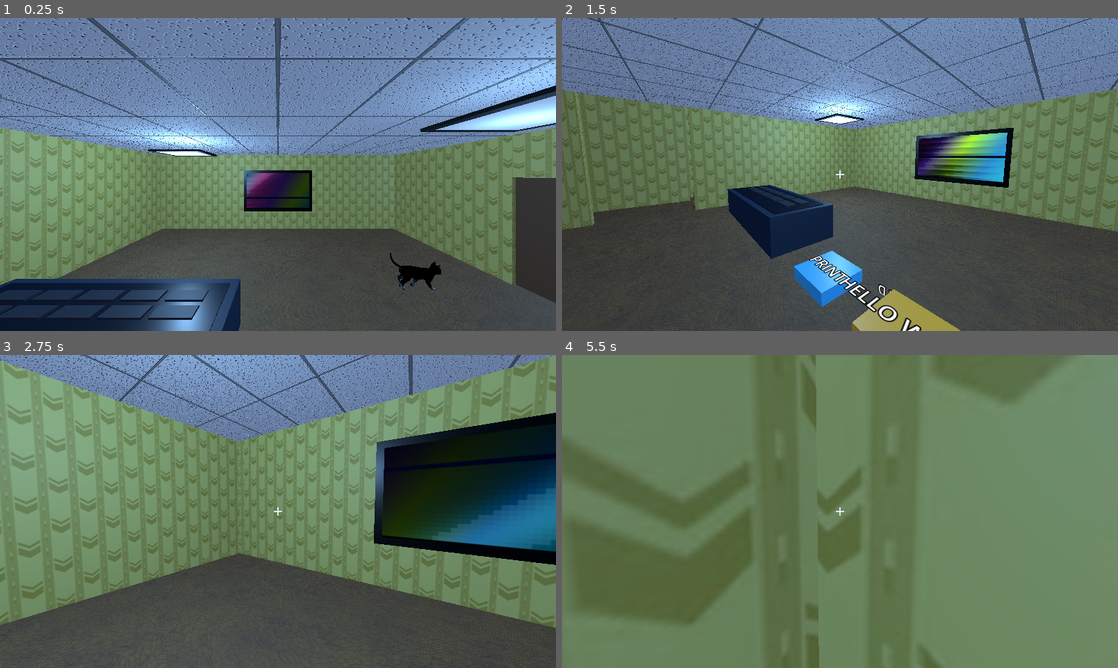
Above: before the commit, frames 1-4 (two rows, left to right).
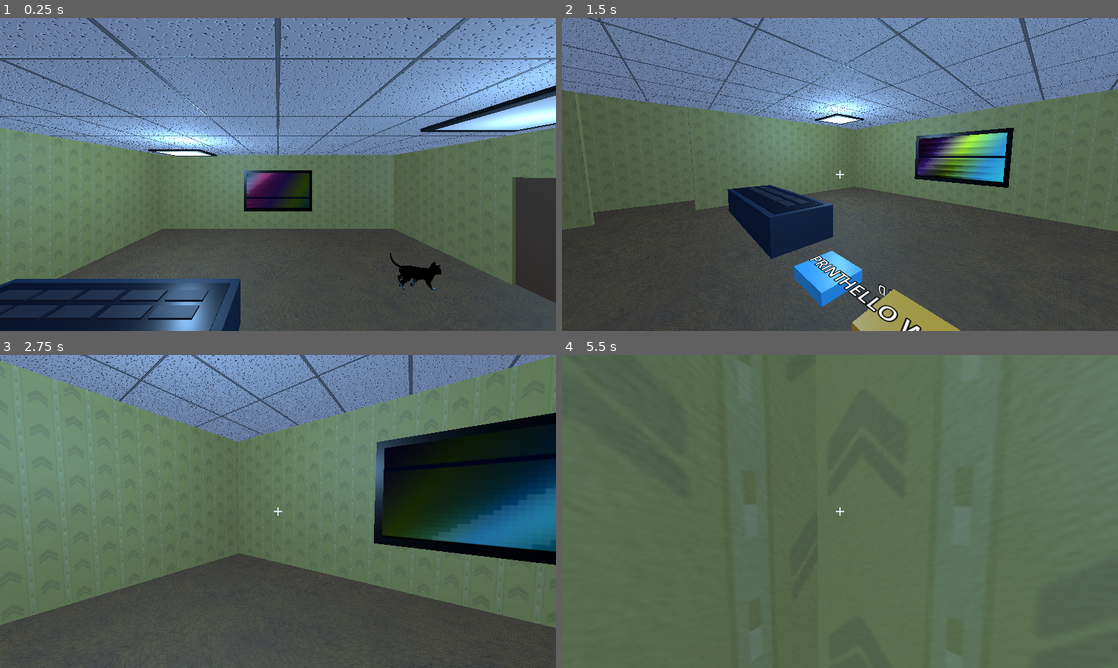
Above: after the commit, the same moments.

Repository: edwinsaunders/SimRoom2
Game: Godot game, scene res://scenes/main.tscn
Same seed, same stepped clock (60 frames per second), same inputs: the game is played once before the commit and once after it. Video files are missing from this copy of the repository; at most half a second of black plays in their place.
Inputs (mouse positions are in pixels of both pictures, inside the frame that each line leads up to):
- Up to frame 1 (0.25 s): no input
- Up to frame 2 (1.5 s): tap Enter at 0.5 s; move the mouse to (962, 158) at 0.52 s; hold D 0.53-1.28 s; tap F at 0.6 s; click (962, 158) at 0.67 s; tap Space at 0.77 s; move the mouse to (812, 174) at 1.27 s; hold W from 1.28 s (still down); tap E at 1.35 s; click (812, 174) at 1.42 s
- Up to frame 3 (2.75 s): keep holding W; tap Space at 1.52 s; move the mouse to (289, 505) at 2.02 s; tap Q at 2.1 s; click (289, 505) at 2.17 s
- Up to frame 4 (5.5 s): keep holding W; move the mouse to (834, 517) at 2.77 s; tap Ctrl at 2.85 s; click (834, 517) at 2.92 s; tap Space at 3.02, 3.77, 4.52 s; move the mouse to (878, 514) at 3.52 s; hold Shift 3.53-4.28 s; click (878, 514) at 3.67 s; move the mouse to (795, 508) at 4.27 s; tap F at 4.35 s; click (795, 508) at 4.42 s; move the mouse to (845, 511) at 5.02 s; tap E at 5.1 s; click (845, 511) at 5.17 s

The runs differ from the first frame. In frame 1, 7.3% of the frame differs, in the area x 0-100%, y 35-86%; in frame 2, 5.2%; in frame 3, 15%; in frame 4, 24%, in the area x 0-100%, y 0-100%.

Commit message:
fixed android controls and loading(had to remove cat and stairs models)

Diff:
--- a/scenes/main.tscn
+++ b/scenes/main.tscn
@@ -16,7 +16,6 @@
 [ext_resource type="PackedScene" path="res://scenes/ceiling_light_fixture.tscn" id="14_h1b7d"]
 [ext_resource type="PackedScene" uid="uid://botjfajadg3eb" path="res://scenes/room_upper_shell.tscn" id="15_q8h2j"]
 [ext_resource type="PackedScene" uid="uid://8qjlg6o1q6cg" path="res://scenes/staircase_up.tscn" id="16_d6m1r"]
-[ext_resource type="PackedScene" uid="uid://b1eu081cvjyst" path="res://scenes/modular_wooden_stairs_-_game_ready_asset.glb" id="17_muem4"]
 
 [sub_resource type="Environment" id="Environment_jp4p0"]
 background_mode = 1
@@ -162,6 +161,3 @@
 
 [node name="PrototypeAnnex" parent="." instance=ExtResource("13_sqk5s")]
 transform = Transform3D(1, 0, 0, 0, 1, 0, 0, 0, 1, 24, 0, 0)
-
-[node name="Sketchfab_Scene" parent="." instance=ExtResource("17_muem4")]
-transform = Transform3D(1.9180293, 0, 0, 0, 1.3525279, 0, 0, 0, 1, -7.221807, 0.030443907, 1.9737177)
--- a/scripts/cat.gd
+++ b/scripts/cat.gd
@@ -59,14 +59,12 @@
 
 
 func _load_model() -> void:
-	var document := GLTFDocument.new()
-	var state := GLTFState.new()
-	var error := document.append_from_file("res://cat_walk.glb", state)
-	if error != OK:
+	var cat_scene := load("res://cat_walk.glb") as PackedScene
+	if cat_scene == null:
 		push_warning("Failed to load cat model")
 		return
 
-	var generated := document.generate_scene(state) as Node3D
+	var generated := cat_scene.instantiate() as Node3D
 	if generated == null:
 		push_warning("Failed to generate cat scene")
 		return
@@ -76,7 +74,6 @@
 	model_anchor.add_child(_model_root)
 	_scale_model_to_target_height()
 	_play_walk_animation()
-
 
 func _scale_model_to_target_height() -> void:
 	if _model_root == null:
--- a/scripts/main.gd
+++ b/scripts/main.gd
@@ -11,7 +11,9 @@
 const VIDEO_AUDIO_MAX_VOLUME_DB := -4.0
 const VIDEO_AUDIO_SMOOTHING_SPEED := 8.0
 const PROGRAM_INTERACTION_DISTANCE := 2.4
-const WALL_TEXTURE_GLB_PATH := "res://the_backrooms_wallpaper_texture.glb"
+const WALL_COLOR_PATH := "res://backrooms/wallpaper/wallpaper_color.png"
+const WALL_NORMAL_PATH := "res://backrooms/wallpaper/wallpaper_normal.png"
+const WALL_ROUGHNESS_PATH := "res://backrooms/wallpaper/wallpaper_rough.png"
 const FLOOR_COLOR_PATH := "res://backrooms/carpet/carpet_color.png"
 const FLOOR_NORMAL_PATH := "res://backrooms/carpet/carpet_normal.png"
 const FLOOR_ROUGHNESS_PATH := "res://backrooms/carpet/carpet_rough.png"
@@ -47,6 +49,7 @@
 
 func _ready() -> void:
 	get_tree().auto_accept_quit = false
+	DisplayServer.window_set_mode(DisplayServer.WINDOW_MODE_FULLSCREEN)
 	music.stop()
 	music.stream = null
 
@@ -101,34 +104,12 @@
 
 
 func _apply_backrooms_wall_material() -> void:
-	_wall_material = _load_wall_material_from_glb()
+	_wall_material = _build_surface_material(WALL_COLOR_PATH, WALL_NORMAL_PATH, WALL_ROUGHNESS_PATH)
 	if _wall_material == null:
 		return
 
 	for root in [room_a, upper_room, staircase_up, room_b, doorway_opening, prototype_doorway, prototype_annex]:
 		_apply_wall_material_recursive(root)
-
-
-func _load_wall_material_from_glb() -> Material:
-	var document := GLTFDocument.new()
-	var state := GLTFState.new()
-	var error := document.append_from_file(WALL_TEXTURE_GLB_PATH, state)
-	if error != OK:
-		push_warning("Failed to load wall texture GLB: %s" % WALL_TEXTURE_GLB_PATH)
-		return null
-
-	var generated := document.generate_scene(state)
-	if generated == null:
-		push_warning("Failed to generate wall texture scene from GLB")
-		return null
-
-	var source_material := _find_first_material(generated)
-	generated.free()
-	if source_material == null:
-		push_warning("No wall material found in GLB")
-		return null
-
-	return source_material.duplicate(true)
 
 
 func _apply_backrooms_floor_and_ceiling_materials() -> void:
@@ -160,11 +141,7 @@
 
 
 func _load_runtime_texture(path: String) -> Texture2D:
-	var image := Image.load_from_file(ProjectSettings.globalize_path(path))
-	if image == null or image.is_empty():
-		return null
-
-	return ImageTexture.create_from_image(image)
+	return load(path) as Texture2D
 
 
 func _find_first_material(node: Node) -> Material:
--- a/scripts/mobile_controls.gd
+++ b/scripts/mobile_controls.gd
@@ -3,23 +3,27 @@
 const MOVE_PAD_SIZE := 220.0
 const MOVE_KNOB_SIZE := 84.0
 const MOVE_RADIUS := 72.0
-const LOOK_ZONE_COLOR := Color(1, 1, 1, 0.08)
+const LOOK_PAD_SIZE := 220.0
+const LOOK_KNOB_SIZE := 84.0
+const LOOK_RADIUS := 72.0
 const ACTION_BUTTON_WIDTH := 136.0
 const ACTION_BUTTON_HEIGHT := 58.0
 
 var move_vector := Vector2.ZERO
 
-var _look_delta := Vector2.ZERO
+var _look_vector := Vector2.ZERO
 var _jump_requested := false
 var _interact_requested := false
 var _move_touch_id := -1
 var _look_touch_id := -1
 var _move_center := Vector2.ZERO
+var _look_center := Vector2.ZERO
 
 var _root: Control
 var _move_zone: Control
 var _move_knob: Control
 var _look_zone: Control
+var _look_knob: Control
 var _jump_zone: Control
 var _interact_zone: Control
 
@@ -32,6 +36,7 @@
 	layer = 10
 	_build_ui()
 	_update_move_knob(Vector2.ZERO)
+	_update_look_knob(Vector2.ZERO)
 
 
 func _should_show_mobile_controls() -> bool:
@@ -40,9 +45,7 @@
 
 
 func consume_look_delta() -> Vector2:
-	var delta := _look_delta
-	_look_delta = Vector2.ZERO
-	return delta
+	return _look_vector
 
 
 func consume_jump_requested() -> bool:
@@ -100,19 +103,32 @@
 	_move_knob.mouse_filter = Control.MOUSE_FILTER_IGNORE
 	_move_zone.add_child(_move_knob)
 
-	_look_zone = ColorRect.new()
+	_look_zone = Control.new()
 	_look_zone.name = "LookZone"
-	_look_zone.anchor_left = 0.5
-	_look_zone.anchor_top = 0.0
+	_look_zone.anchor_left = 1.0
+	_look_zone.anchor_top = 1.0
 	_look_zone.anchor_right = 1.0
 	_look_zone.anchor_bottom = 1.0
-	_look_zone.offset_left = 0.0
-	_look_zone.offset_top = 0.0
-	_look_zone.offset_right = 0.0
-	_look_zone.offset_bottom = 0.0
-	_look_zone.color = LOOK_ZONE_COLOR
+	_look_zone.offset_left = -(LOOK_PAD_SIZE + ACTION_BUTTON_WIDTH + 48.0)
+	_look_zone.offset_top = -252.0
+	_look_zone.offset_right = -(ACTION_BUTTON_WIDTH + 48.0)
+	_look_zone.offset_bottom = -32.0
 	_look_zone.mouse_filter = Control.MOUSE_FILTER_IGNORE
 	_root.add_child(_look_zone)
+
+	var look_base := ColorRect.new()
+	look_base.name = "LookBase"
+	look_base.color = Color(0.82, 0.9, 1.0, 0.18)
+	look_base.set_anchors_preset(Control.PRESET_FULL_RECT)
+	look_base.mouse_filter = Control.MOUSE_FILTER_IGNORE
+	_look_zone.add_child(look_base)
+
+	_look_knob = ColorRect.new()
+	_look_knob.name = "LookKnob"
+	_look_knob.color = Color(0.9, 0.97, 1.0, 0.42)
+	_look_knob.custom_minimum_size = Vector2(LOOK_KNOB_SIZE, LOOK_KNOB_SIZE)
+	_look_knob.mouse_filter = Control.MOUSE_FILTER_IGNORE
+	_look_zone.add_child(_look_knob)
 
 	_interact_zone = _make_action_zone("InteractZone", "USE", 164.0)
 	_root.add_child(_interact_zone)
@@ -171,6 +187,8 @@
 
 		if _look_touch_id == -1 and _look_zone.get_global_rect().has_point(event.position):
 			_look_touch_id = event.index
+			_look_center = _look_zone.get_global_rect().get_center()
+			_update_look_from_position(event.position)
 			return
 
 	if not event.pressed:
@@ -180,13 +198,15 @@
 			_update_move_knob(Vector2.ZERO)
 		elif event.index == _look_touch_id:
 			_look_touch_id = -1
+			_look_vector = Vector2.ZERO
+			_update_look_knob(Vector2.ZERO)
 
 
 func _handle_screen_drag(event: InputEventScreenDrag) -> void:
 	if event.index == _move_touch_id:
 		_update_move_from_position(event.position)
 	elif event.index == _look_touch_id:
-		_look_delta += event.relative
+		_update_look_from_position(event.position)
 
 
 func _update_move_from_position(position: Vector2) -> void:
@@ -194,7 +214,7 @@
 	if offset.length() > MOVE_RADIUS:
 		offset = offset.normalized() * MOVE_RADIUS
 
-	move_vector = Vector2(offset.x / MOVE_RADIUS, -offset.y / MOVE_RADIUS)
+	move_vector = Vector2(offset.x / MOVE_RADIUS, offset.y / MOVE_RADIUS)
 	if move_vector.length() > 1.0:
 		move_vector = move_vector.normalized()
 
@@ -208,6 +228,25 @@
 	) + offset
 
 
+func _update_look_from_position(position: Vector2) -> void:
+	var offset := position - _look_center
+	if offset.length() > LOOK_RADIUS:
+		offset = offset.normalized() * LOOK_RADIUS
+
+	_look_vector = Vector2(offset.x / LOOK_RADIUS, offset.y / LOOK_RADIUS)
+	if _look_vector.length() > 1.0:
+		_look_vector = _look_vector.normalized()
+
+	_update_look_knob(offset)
+
+
+func _update_look_knob(offset: Vector2) -> void:
+	_look_knob.position = Vector2(
+		LOOK_PAD_SIZE * 0.5 - LOOK_KNOB_SIZE * 0.5,
+		LOOK_PAD_SIZE * 0.5 - LOOK_KNOB_SIZE * 0.5
+	) + offset
+
+
 func _queue_jump() -> void:
 	_jump_requested = true
 
--- a/scripts/player.gd
+++ b/scripts/player.gd
@@ -6,6 +6,7 @@
 const JUMP_VELOCITY := 5.2
 const GRAVITY := 14.0
 const MOUSE_SENSITIVITY := 0.0025
+const MOBILE_LOOK_SPEED := 2.8
 const MIN_PITCH := deg_to_rad(-85.0)
 const MAX_PITCH := deg_to_rad(85.0)
 const INTERACTION_GROUP := "world_interactables"
@@ -110,7 +111,7 @@
 	var jump_requested := Input.is_physical_key_pressed(KEY_SPACE)
 	var crouch_requested := Input.is_physical_key_pressed(KEY_CTRL)
 
-	_apply_mobile_look()
+	_apply_mobile_look(delta)
 
 	if Input.is_physical_key_pressed(KEY_W):
 		input_vector.y -= 1.0
@@ -169,16 +170,17 @@
 	prepare_for_quit()
 
 
-func _apply_mobile_look() -> void:
+func _apply_mobile_look(delta: float) -> void:
 	if not _using_mobile_controls():
 		return
 
-	var look_delta: Vector2 = _mobile_controls.consume_look_delta()
-	if look_delta == Vector2.ZERO:
-		return
-
-	rotate_y(-look_delta.x * MOUSE_SENSITIVITY)
-	_pitch = clamp(_pitch - look_delta.y * MOUSE_SENSITIVITY, MIN_PITCH, MAX_PITCH)
+	var look_vector: Vector2 = _mobile_controls.consume_look_delta()
+	if look_vector == Vector2.ZERO:
+		return
+
+	var look_delta := look_vector * MOBILE_LOOK_SPEED * delta
+	rotate_y(-look_delta.x)
+	_pitch = clamp(_pitch - look_delta.y, MIN_PITCH, MAX_PITCH)
 	camera.rotation.x = _pitch
 
 
Not shown, changed: export_presets.cfg
Not shown, changed: docs/build-android.md
Not shown, changed: docs/exports.md
Not shown, changed: tools/export.py
